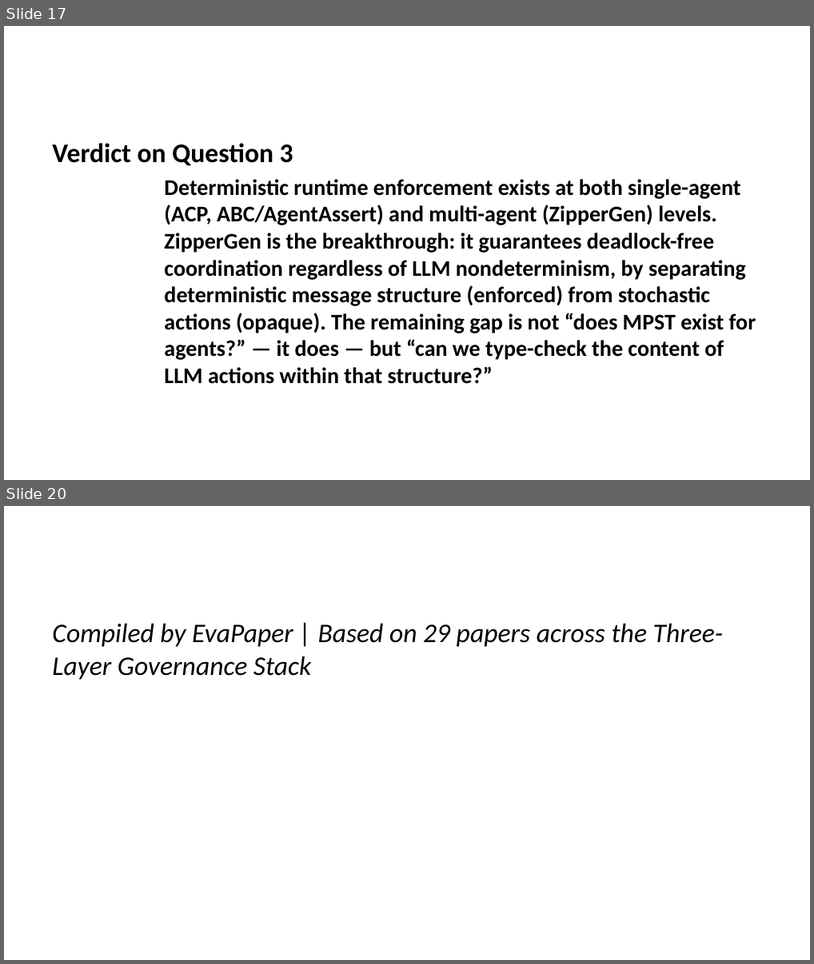
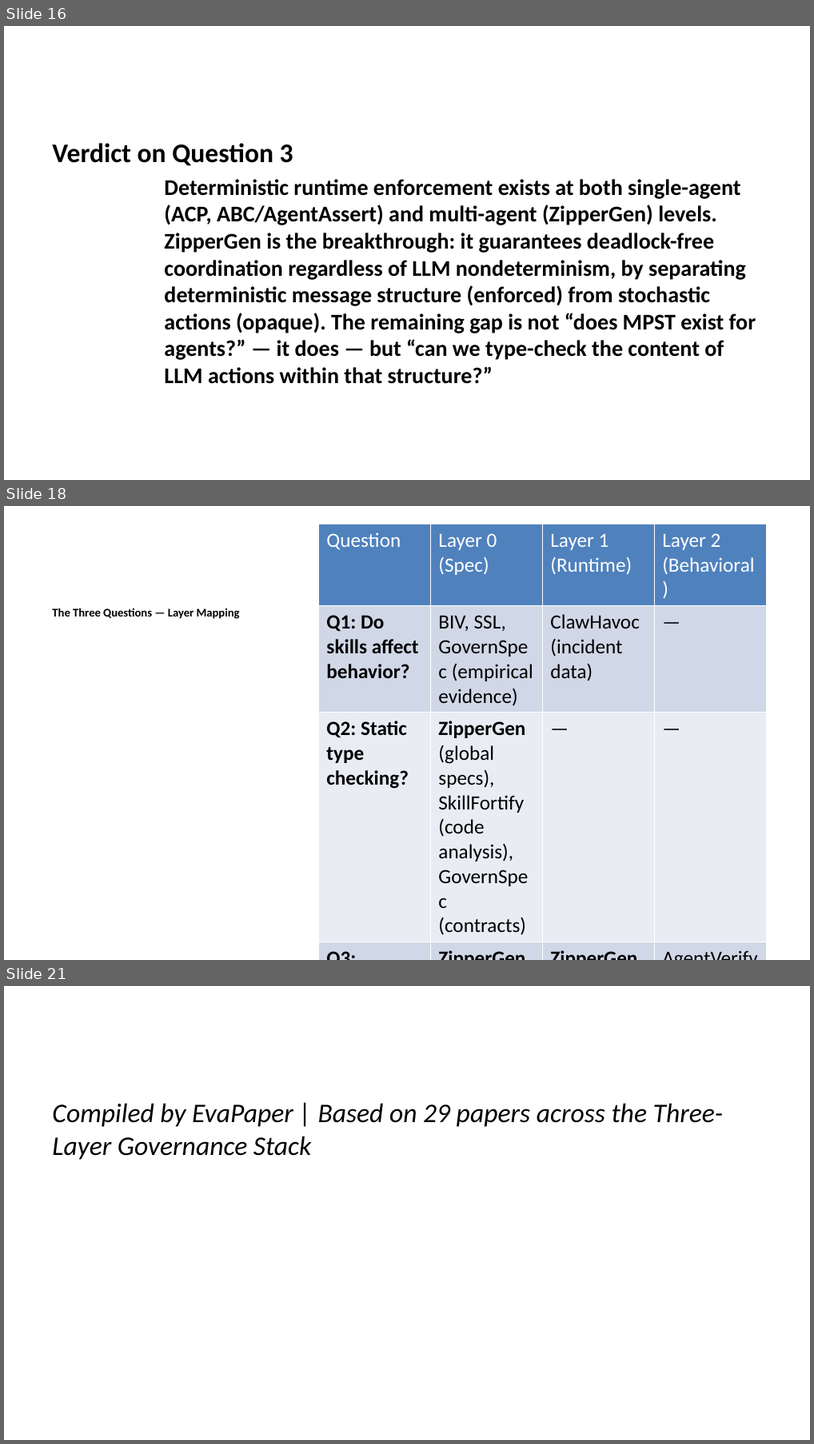
Before and after one commit to ginaecho/EvaPaper, a slide deck: Agent_Governance_Three_Questions_Synthesis.pptx. Shown one above the other, each under a label of ours: slides 17 and 20 before the commit, slides 16, 18 and 21 after it; the slides between them are not shown. The pictures are 814x964 and 814x1444 pixels, drawn with LibreOffice and Linux fonts; fonts in the diff are those of the drawing. Boxes give left, top, right and bottom in pixels: in the first picture for what was removed or moved away, otherwise in the second. Text is boxed around its words. In the diff, an @@ line names an element or a change of style, - is before the commit and + after.

Commit message:
Complete rewrite of Three Questions Synthesis with comprehensive overall assessment table, layer mapping, and conclusion

```diff
--- a/Agent_Governance_Three_Questions_Synthesis.pptx
+++ b/Agent_Governance_Three_Questions_Synthesis.pptx
@@ slide 18 added at [4,506,810,960], background #FFFFFF @@
@@ table added at [318,524,767,938], 4 rows, 4 columns @@
+Question | Layer 0 (Spec) | Layer 1 (Runtime) | Layer 2 (Behavioral)
+Q1: Do skills affect behavior? | BIV, SSL, GovernSpec (empirical evidence) | ClawHavoc (incident data) | —
+Q2: Static type checking? | ZipperGen (global specs), SkillFortify (code analysis), GovernSpec (contracts) | — | —
+Q3: Deterministic runtime? | ZipperGen (projection) | ZipperGen (local programs), ACP (admission control), ABC (contracts) | AgentVerify (hybrid), Trace-Based (replay)
@@ text added at [52,608,240,619], 10.5 pt, text #000000, bold @@
+The Three Questions — Layer Mapping
@@ what was slide 17 is now slide 16 @@
@@ what was slide 20 is now slide 21 @@
```
Also in this commit, not shown: 4 slides changed, 2 other files.
